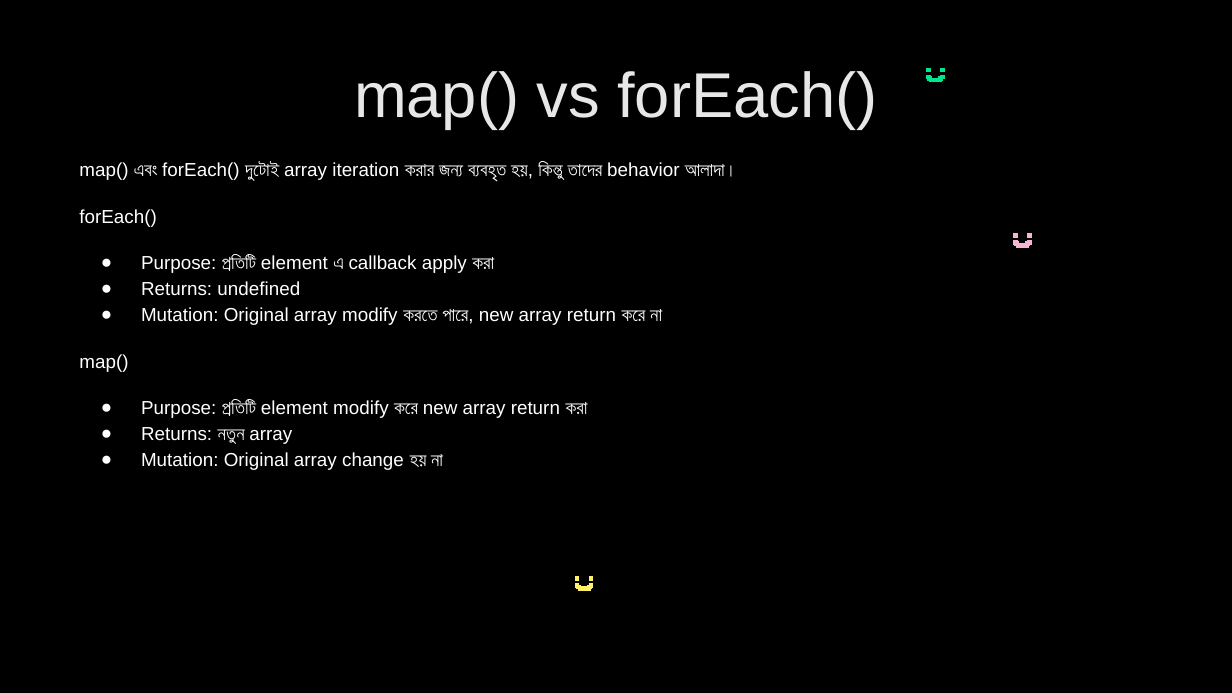
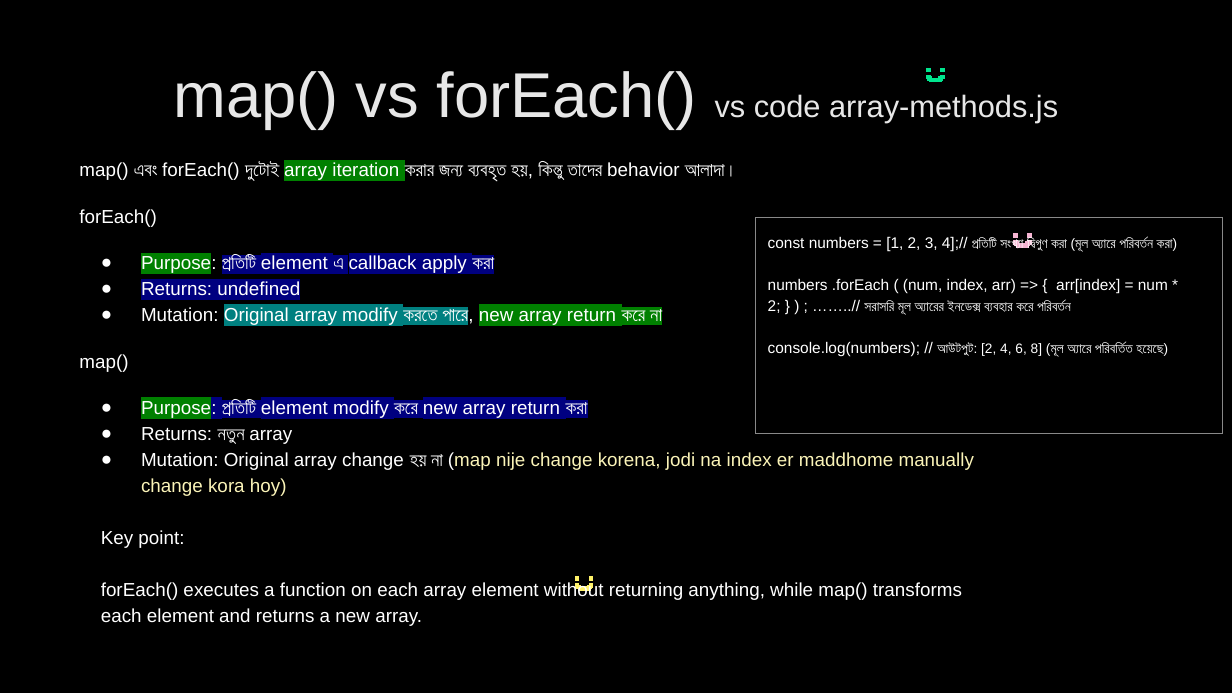
Before and after one commit to nabila-nuzhat/class-js, a slide deck: slide 43 of Interview Question JavaScript_HIGHLIGHTED.pptx (slide 42 before the commit). Drawn at 1232x693 pixels with LibreOffice and Linux fonts; fonts in the diff are those of the drawing. Boxes give left, top, right and bottom in pixels: in the first picture for what was removed or moved away, otherwise in the second. Text is boxed around its words. In the diff, an @@ line names an element or a change of style, - is before the commit and + after.

Commit message:
array method reduce, map, forEach updated

```diff
--- a/Interview Question JavaScript_HIGHLIGHTED.pptx
+++ b/Interview Question JavaScript_HIGHLIGHTED.pptx
@@ title at (x1=173, y1=71, x2=1058, y2=129): text changed; size 37 to 18 pt @@
-map() vs forEach()
+map() vs forEach() vs code array-methods.js
@@ text at (x1=79, y1=162, x2=738, y2=421): highlight none to #008000 in "array iteration", "Purpose:", "new array return করে না", "Purpose:"; highlight none to #000080 in "প্রতিটি element এ callback apply করা", "Returns: undefined", "Purpose: প্রতিটি element modify করে new array ..."; highlight none to #008080 in "Original array modify করতে পারে," @@
@@ rectangle added at (x1=755, y1=218, x2=1222, y2=434), outline #898989 0.75 pt, 8 pt, text #FFFFFF @@
+const numbers = [1, 2, 3, 4];// প্রতিটি সংখ্যা দ্বিগুণ করা (মূল অ্যারে পরিবর্তন করা)
+numbers .forEach ( (num, index, arr) => { arr[index] = num * 2; } ) ; ……..// সরাসরি মূল অ্যারের ইনডেক্স ব্যবহার করে পরিবর্তন
+console.log(numbers); // আউটপুট: [2, 4, 6, 8] (মূল অ্যারে পরিবর্তিত হয়েছে)
@@ text at (x1=101, y1=452, x2=974, y2=626): text changed @@
-● Mutation: Original array change হয় না
+● Mutation: Original array change হয় না (map nije change korena, jodi na index er maddhome manually change kora hoy)
+Key point:
+forEach() executes a function on each array element without returning anything, while map() transforms each element and returns a new array.
```
Also in this commit, not shown: 5 other slides changed, 2 slides added, 2 other files.
